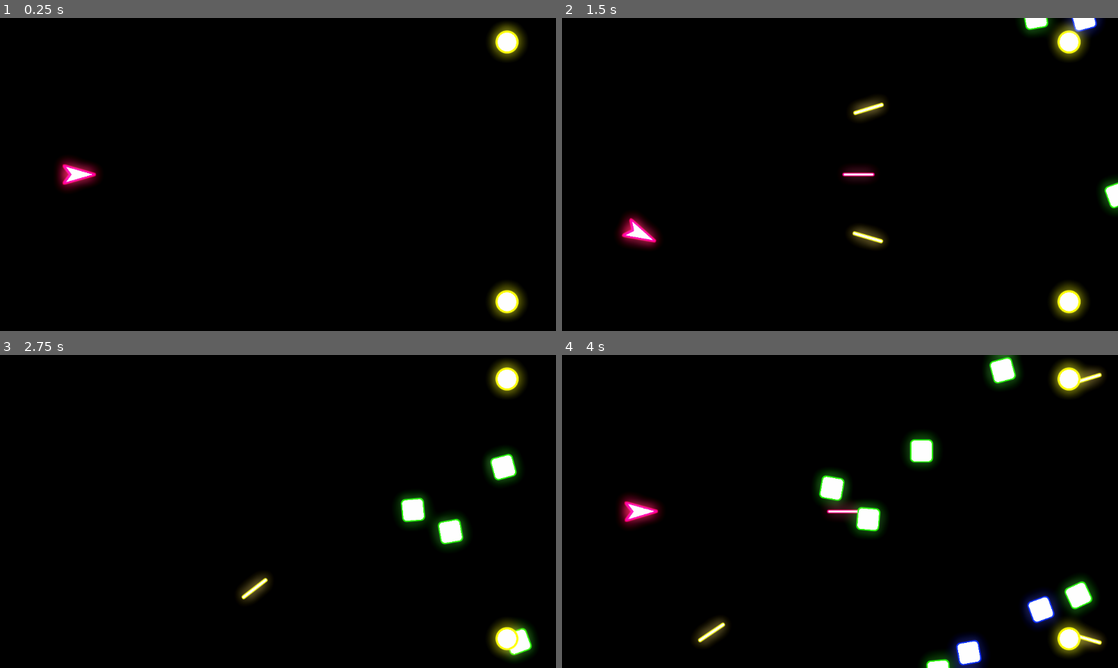
Above: before the commit, frames 1-4 (two rows, left to right).
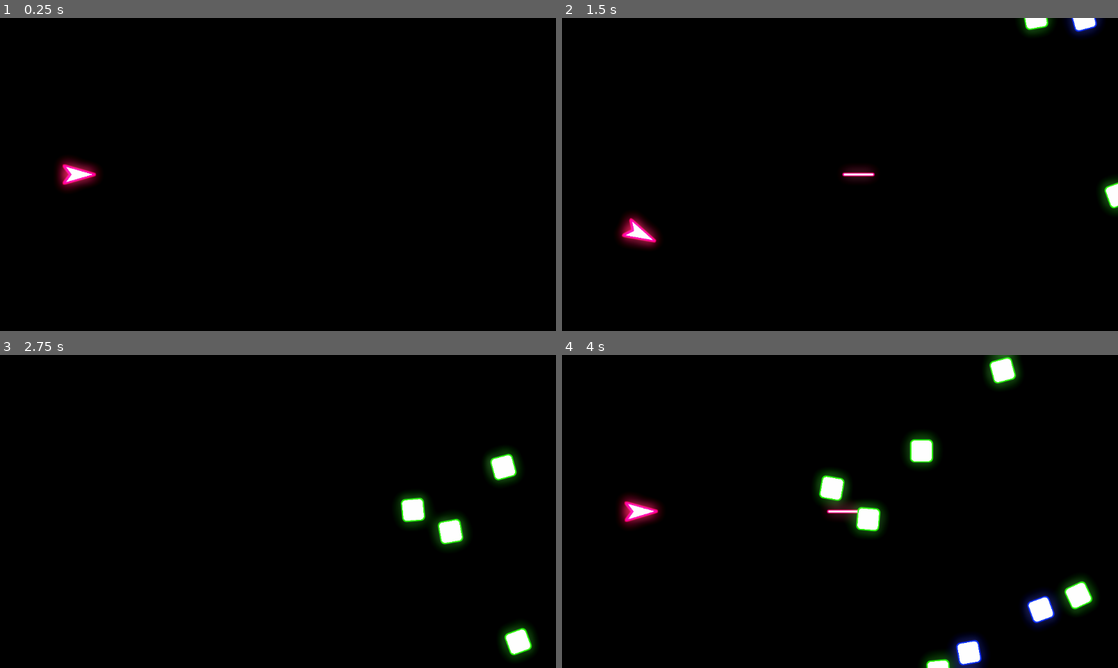
Above: after the commit, the same moments.

Repository: MUmarShahbaz/Signal
Game: Godot game, scene res://components/game/game.tscn
The game is run twice, just before and just after one commit, with the same random seed, the same clock (stepped at 60 frames per second) and the same inputs.
Inputs:
- Up to frame 1 (0.25 s): no input
- Up to frame 2 (1.5 s): tap Enter at 0.5 s; hold Right 0.53-1.28 s; tap Alt at 0.6 s; hold Down (down) from 1.28 s (still down); tap Shift at 1.35 s
- Up to frame 3 (2.75 s): release Down (down) at 2.03 s; hold Right from 2.03 s (still down); tap Alt at 2.1 s
- Up to frame 4 (4 s): release Right at 2.78 s; hold Up (up) 2.78-3.53 s; tap Shift at 2.85 s; hold Left from 3.53 s (still down); tap Alt at 3.6 s

The runs differ from the first frame. In frame 1, 1.2% of the frame differs, in the area x 88-95%, y 1-97%; in frame 2, 1.9%; in frame 3, 1.4%; in frame 4, 1.9%, in the area x 23-98%, y 1-97%.

Commit message:
Added Instance limits to spawners
and cleaners to kill bodies outside the viewport

Diff:
--- /dev/null
+++ b/components/game/cleaner.gd
@@ -0,0 +1,4 @@
+extends Area2D
+
+func _on_body_entered(body: Node2D) -> void:
+	body.queue_free()
--- a/components/game/game.tscn
+++ b/components/game/game.tscn
@@ -1,12 +1,14 @@
-[gd_scene load_steps=7 format=3 uid="uid://c7vr34q41akig"]
+[gd_scene load_steps=9 format=3 uid="uid://c7vr34q41akig"]
 
 [ext_resource type="PackedScene" uid="uid://c6p04jixa6vpf" path="res://components/spawner/spawner.tscn" id="1_8im3q"]
-[ext_resource type="PackedScene" uid="uid://cdiso1u0bxxtg" path="res://components/virus/virus.tscn" id="2_hp45u"]
 [ext_resource type="PackedScene" uid="uid://buyxmhmvc54s8" path="res://components/player/player.tscn" id="2_k2e6f"]
-[ext_resource type="PackedScene" uid="uid://2nvbg06tu8od" path="res://components/hacker/hacker.tscn" id="4_hp45u"]
+[ext_resource type="Script" uid="uid://c6241pfc8o3sq" path="res://components/game/cleaner.gd" id="5_k45nv"]
 
 [sub_resource type="RectangleShape2D" id="RectangleShape2D_8im3q"]
 size = Vector2(156, 1271.5)
+
+[sub_resource type="RectangleShape2D" id="RectangleShape2D_k2e6f"]
+size = Vector2(142, 846)
 
 [sub_resource type="Environment" id="Environment_k2e6f"]
 background_mode = 3
@@ -14,16 +16,31 @@
 glow_intensity = 1.14
 glow_hdr_scale = 0.0
 
+[sub_resource type="RectangleShape2D" id="RectangleShape2D_hp45u"]
+size = Vector2(2876, 215)
+
+[sub_resource type="RectangleShape2D" id="RectangleShape2D_k45nv"]
+size = Vector2(246.5, 1822)
+
 [node name="Game" type="Node2D"]
 
 [node name="Virus Spawner" parent="." node_paths=PackedStringArray("region") instance=ExtResource("1_8im3q")]
 position = Vector2(1780, 0)
-item = ExtResource("2_hp45u")
 region = NodePath("Spawn Area")
 interval = 0.3
+max_instances = 15
 
 [node name="Spawn Area" type="CollisionShape2D" parent="Virus Spawner"]
 shape = SubResource("RectangleShape2D_8im3q")
+
+[node name="Hacker Spawner" parent="." node_paths=PackedStringArray("region") instance=ExtResource("1_8im3q")]
+position = Vector2(1500, 0)
+mob = 1
+region = NodePath("Spawn Area")
+interval = 10.0
+
+[node name="Spawn Area" type="CollisionShape2D" parent="Hacker Spawner"]
+shape = SubResource("RectangleShape2D_k2e6f")
 
 [node name="Camera" type="Camera2D" parent="."]
 offset = Vector2(700, 0)
@@ -34,8 +51,24 @@
 [node name="WorldEnvironment" type="WorldEnvironment" parent="."]
 environment = SubResource("Environment_k2e6f")
 
-[node name="Hacker" parent="." instance=ExtResource("4_hp45u")]
-position = Vector2(1491, -457)
+[node name="CleanUpZone" type="Area2D" parent="."]
+collision_mask = 12
+script = ExtResource("5_k45nv")
 
-[node name="Hacker2" parent="." instance=ExtResource("4_hp45u")]
-position = Vector2(1491, 439)
+[node name="up" type="CollisionShape2D" parent="CleanUpZone"]
+position = Vector2(605, -843.5)
+shape = SubResource("RectangleShape2D_hp45u")
+
+[node name="down" type="CollisionShape2D" parent="CleanUpZone"]
+position = Vector2(605, 819)
+shape = SubResource("RectangleShape2D_hp45u")
+
+[node name="left" type="CollisionShape2D" parent="CleanUpZone"]
+position = Vector2(-919.75, -20)
+shape = SubResource("RectangleShape2D_k45nv")
+
+[node name="right" type="CollisionShape2D" parent="CleanUpZone"]
+position = Vector2(2140, -20)
+shape = SubResource("RectangleShape2D_k45nv")
+
+[connection signal="body_entered" from="CleanUpZone" to="CleanUpZone" method="_on_body_entered"]
--- /dev/null
+++ b/components/hacker/hacker.gd
@@ -0,0 +1,2 @@
+extends CharacterBody2D
+class_name Hacker
--- a/components/hacker/hacker.tscn
+++ b/components/hacker/hacker.tscn
@@ -1,6 +1,7 @@
-[gd_scene load_steps=6 format=3 uid="uid://2nvbg06tu8od"]
+[gd_scene load_steps=7 format=3 uid="uid://2nvbg06tu8od"]
 
 [ext_resource type="Material" uid="uid://b7hsxg70gkk5q" path="res://components/shader/halo.tres" id="1_8i1j1"]
+[ext_resource type="Script" uid="uid://duveqnydykscv" path="res://components/hacker/hacker.gd" id="1_s5xke"]
 [ext_resource type="Texture2D" uid="uid://df0sqgsioojy3" path="res://components/hacker/sprite.png" id="1_xjejf"]
 [ext_resource type="Script" uid="uid://b3bb7oervp0w" path="res://components/projectile_launcher/projectile_launcher.gd" id="3_vak2u"]
 [ext_resource type="PackedScene" uid="uid://b6xjkvh5y3c8j" path="res://components/shot/shot.tscn" id="4_vak2u"]
@@ -11,6 +12,8 @@
 [node name="Hacker" type="CharacterBody2D"]
 z_index = 3
 collision_layer = 4
+collision_mask = 0
+script = ExtResource("1_s5xke")
 
 [node name="Sprite" type="Sprite2D" parent="."]
 material = ExtResource("1_8i1j1")
--- a/components/player/player.tscn
+++ b/components/player/player.tscn
@@ -142,6 +142,7 @@
 [node name="Player" type="CharacterBody2D" groups=["player"]]
 z_index = 4
 collision_layer = 2
+collision_mask = 0
 script = ExtResource("1_kfe3d")
 
 [node name="Projectile Launcher" parent="." instance=ExtResource("3_ph1f6")]
--- a/components/shot/shot.tscn
+++ b/components/shot/shot.tscn
@@ -10,6 +10,7 @@
 
 [node name="Shot" type="RigidBody2D"]
 collision_layer = 8
+collision_mask = 0
 gravity_scale = 0.0
 script = ExtResource("1_c0sha")
 
@@ -20,7 +21,6 @@
 [node name="Dummy Collider" type="CollisionShape2D" parent="."]
 rotation = 1.5708
 shape = SubResource("CapsuleShape2D_f2hnp")
-disabled = true
 
 [node name="KillZone" type="Area2D" parent="."]
 
--- a/components/spawner/spawner.gd
+++ b/components/spawner/spawner.gd
@@ -1,17 +1,35 @@
 extends Area2D
 
-@export var item: PackedScene
+enum spawnable_mobs {virus, hacker}
+var virus = preload("res://components/virus/virus.tscn")
+var hacker = preload("res://components/hacker/hacker.tscn")
+
+@export var mob: spawnable_mobs
 @export var region: CollisionShape2D
 @export var interval: float = 1.0
+@export var max_instances: = 2
 @onready var extents = (region.shape as RectangleShape2D).extents
 
 var last_spawn: float = 0.0
+var n: int = 0
 
 func _process(delta: float) -> void:
 	last_spawn += delta
 	if last_spawn > interval:
 		last_spawn = 0
 		var position = to_global(Vector2(randf_range(-extents.x, extents.x), randf_range(-extents.y, extents.y)))
-		var new_item: CharacterBody2D = item.instantiate()
-		new_item.global_position = position
-		add_sibling(new_item)
+		var new_mob: CharacterBody2D
+		if n >= max_instances:
+			return
+		match mob:
+			spawnable_mobs.virus:
+				new_mob = virus.instantiate()
+			spawnable_mobs.hacker:
+				new_mob = hacker.instantiate()
+		n+=1
+		new_mob.global_position = position
+		new_mob.tree_exited.connect(Callable(self, "mob_died"))
+		add_sibling(new_mob)
+
+func mob_died():
+	n -= 1
--- a/components/spawner/spawner.tscn
+++ b/components/spawner/spawner.tscn
@@ -2,5 +2,5 @@
 
 [ext_resource type="Script" uid="uid://bfrmehscyjles" path="res://components/spawner/spawner.gd" id="1_tlf6n"]
 
-[node name="Spawner" type="Area2D"]
+[node name="Mob Spawner" type="Area2D"]
 script = ExtResource("1_tlf6n")
--- a/components/virus/virus.tscn
+++ b/components/virus/virus.tscn
@@ -51,6 +51,7 @@
 [node name="Virus" type="CharacterBody2D"]
 z_index = 1
 collision_layer = 4
+collision_mask = 0
 script = ExtResource("1_humf0")
 
 [node name="Collider" type="CollisionShape2D" parent="."]
@@ -72,4 +73,5 @@
 [node name="Region" type="CollisionShape2D" parent="KillZone"]
 shape = SubResource("CircleShape2D_humf0")
 
+[connection signal="tree_entered" from="." to="." method="_on_tree_entered"]
 [connection signal="body_entered" from="KillZone" to="." method="_on_body_entered"]
Not shown, added: components/game/cleaner.gd.uid
Not shown, added: components/hacker/hacker.gd.uid
